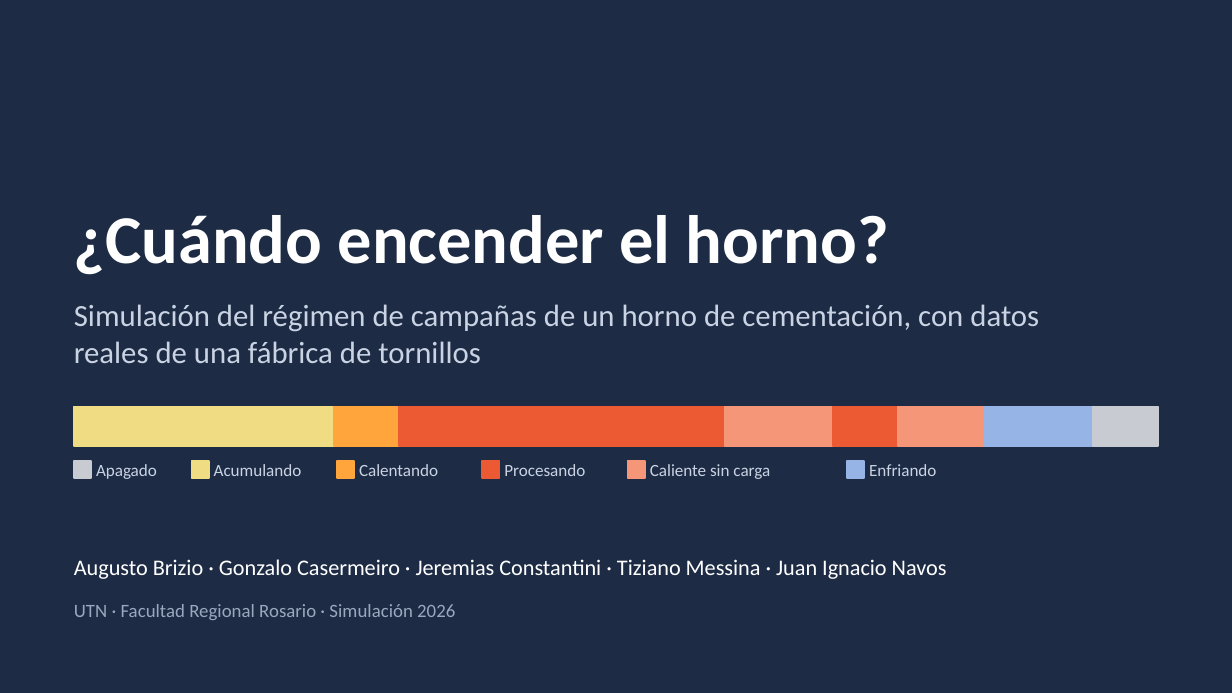
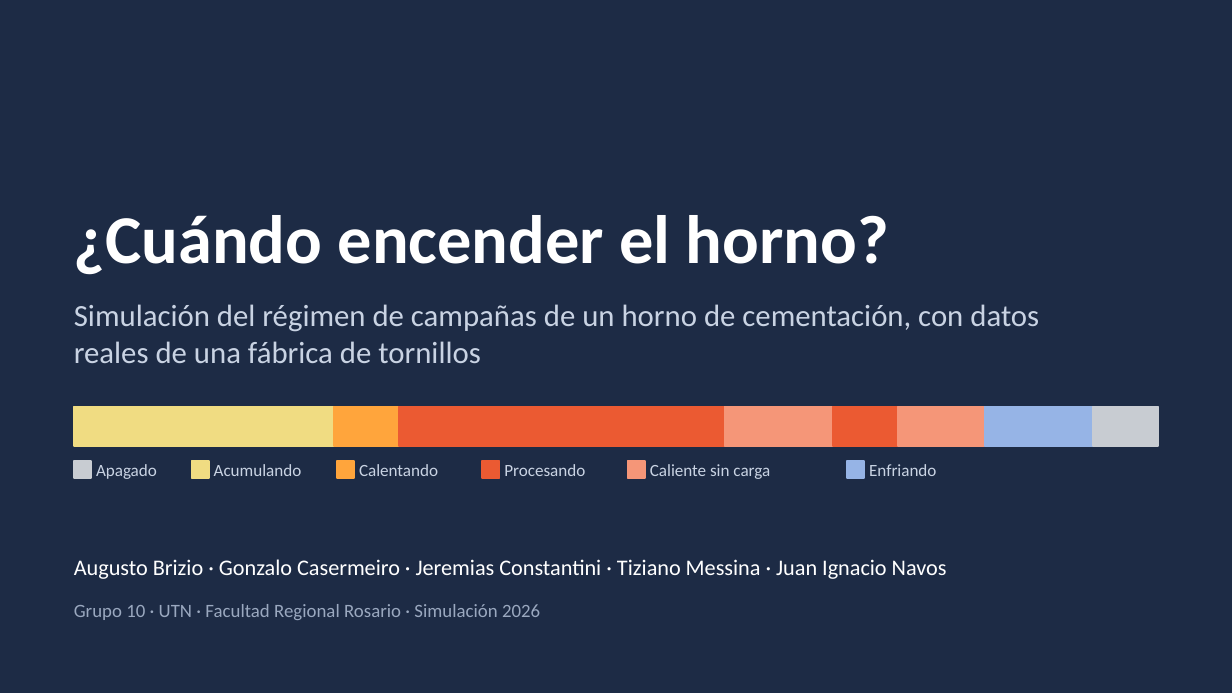
Before and after one commit to JuanBonadeo/utn_brain, a slide deck: slide 1 of materias/SIM/entregables/TPI/caser/video/TPI_Caser_Video.pptx. Drawn at 1232x693 pixels with LibreOffice and Linux fonts; fonts in the diff are those of the drawing. Boxes give left, top, right and bottom in pixels: in the first picture for what was removed or moved away, otherwise in the second. Text is boxed around its words. In the diff, an @@ line names an element or a change of style, - is before the commit and + after.

```diff
--- a/materias/SIM/entregables/TPI/caser/video/TPI_Caser_Video.pptx
+++ b/materias/SIM/entregables/TPI/caser/video/TPI_Caser_Video.pptx
@@ text at (x1=74, y1=604, x2=540, y2=620): text changed @@
-UTN · Facultad Regional Rosario · Simulación 2026
+Grupo 10 · UTN · Facultad Regional Rosario · Simulación 2026
```
Also in this commit, not shown: 2 other slides changed, 5 other files.
